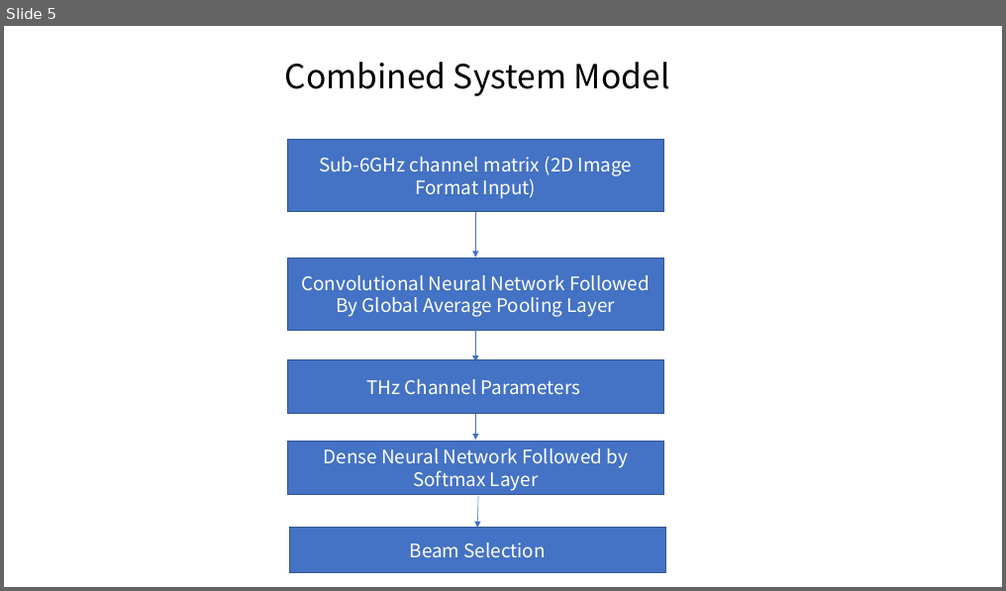
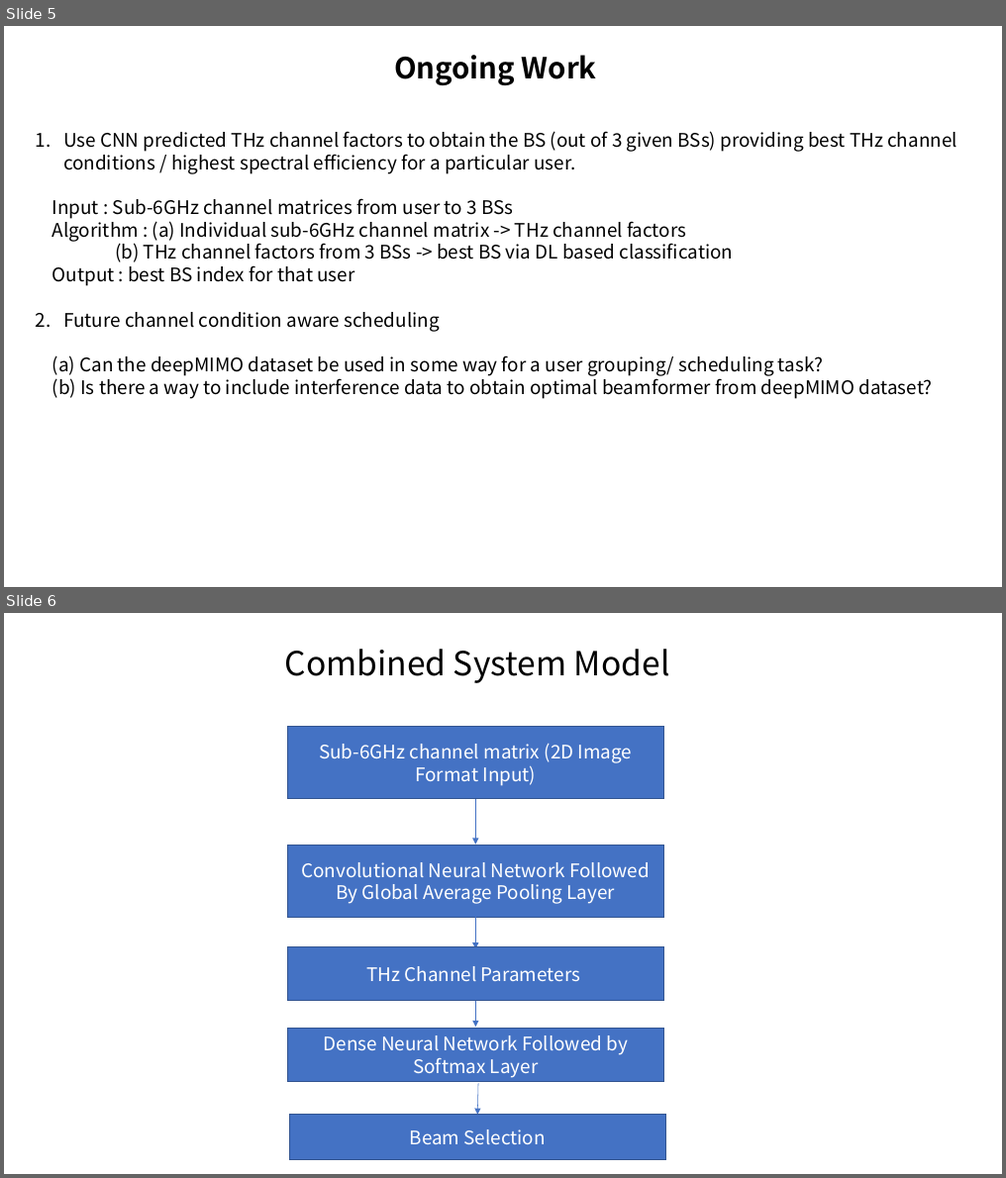
Before and after one commit to sagnik119/Sub6-Preds-THz, a slide deck: Draft/Concept.pptx. Shown one above the other, each under a label of ours: slide 5 before the commit, slides 5 and 6 after it. The pictures are 1006x591 and 1006x1178 pixels, drawn with LibreOffice and Linux fonts; fonts in the diff are those of the drawing. Boxes give left, top, right and bottom in pixels: in the first picture for what was removed or moved away, otherwise in the second. Text is boxed around its words. In the diff, an @@ line names an element or a change of style, - is before the commit and + after.

Commit message:
Modification ongoing for best BS selection

```diff
--- a/Draft/Concept.pptx
+++ b/Draft/Concept.pptx
@@ slide 5 added at <box>4,26,1002,587</box>, background #FFFFFF @@
@@ text added at <box>394,55,597,85</box>, 28 pt, text #000000, bold @@
+Ongoing Work
@@ text added at <box>53,131,957,399</box>, 18 pt, text #000000 @@
+1. Use CNN predicted THz channel factors to obtain the BS (out of 3 given BSs) providing best THz channel conditions / highest spectral efficiency for a particular user.
+Input : Sub-6GHz channel matrices from user to 3 BSs
+Algorithm : (a) Individual sub-6GHz channel matrix -> THz channel factors
+(b) THz channel factors from 3 BSs -> best BS via DL based classification
+Output : best BS index for that user
+2. Future channel condition aware scheduling
+(a) Can the deepMIMO dataset be used in some way for a user grouping/ scheduling task?
+(b) Is there a way to include interference data to obtain optimal beamformer from deepMIMO dataset?
@@ what was slide 5 is now slide 6 @@
```
Also in this commit, not shown: 1 slide changed, 3 other slides added, 4 slides removed, 21 other files.
